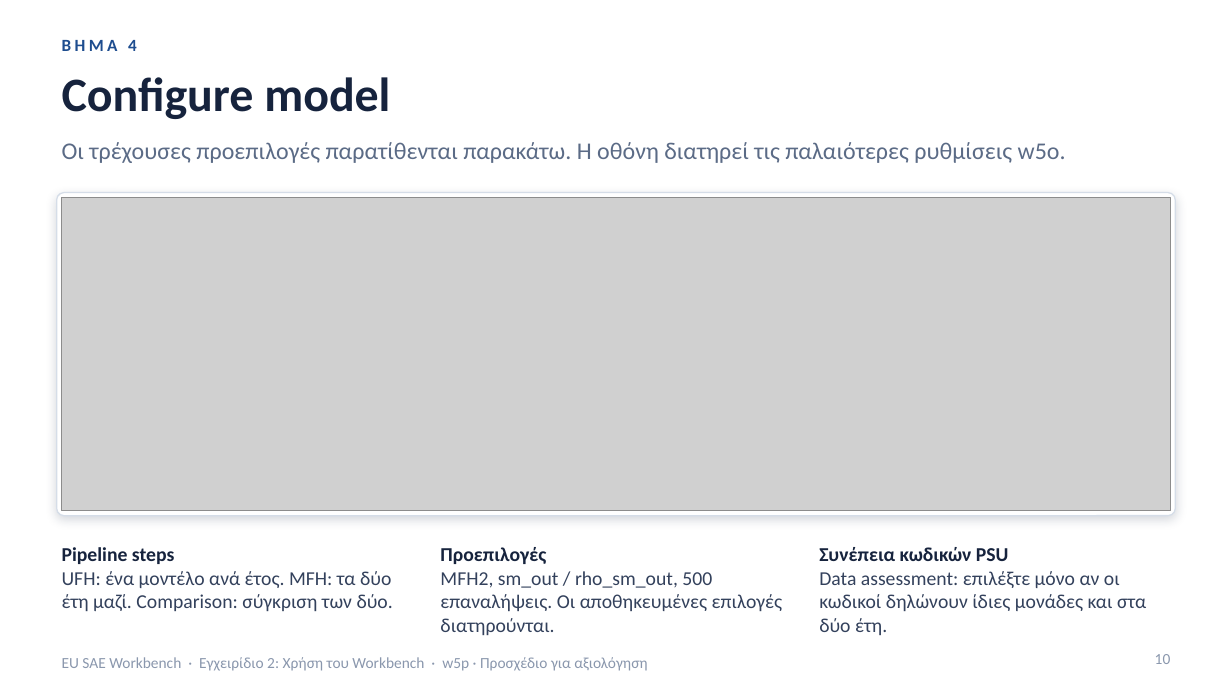
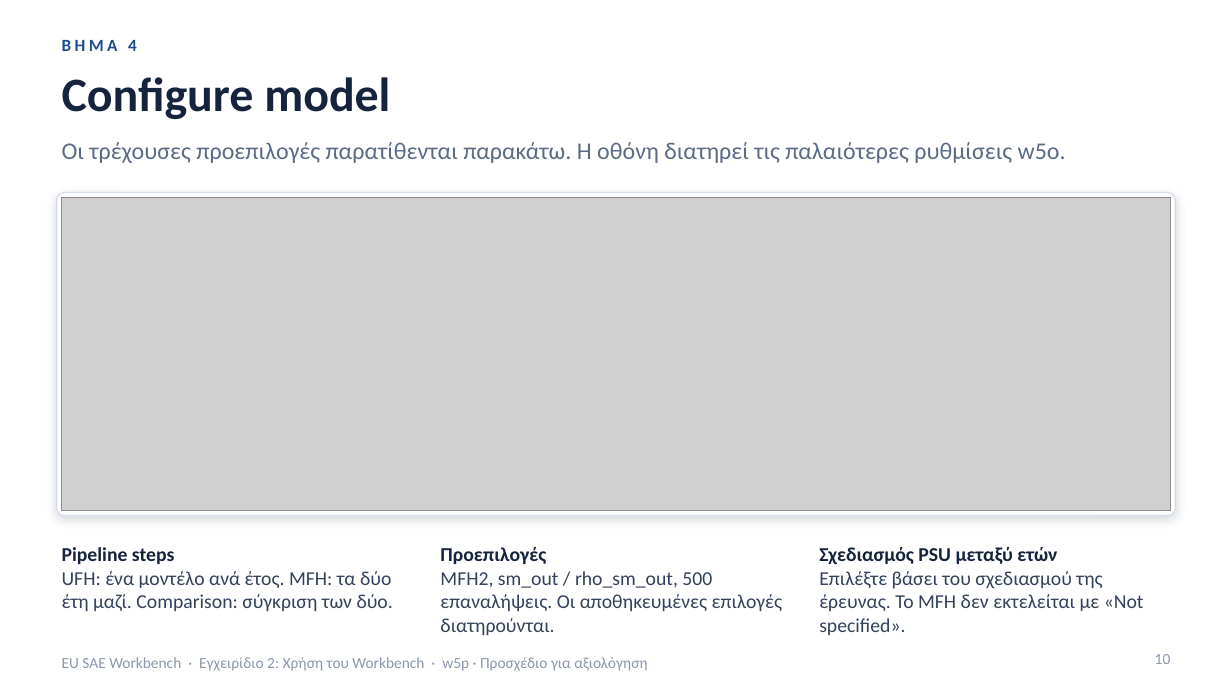
Before and after one commit to Noboyoshida227/eu-sae-application, a slide deck: slide 10 of docs/instructions/Greek/EU_SAE_Workbench_Guide_2_Running_the_Workbench_GR.pptx. Drawn at 1232x693 pixels with LibreOffice and Linux fonts; fonts in the diff are those of the drawing; grey boxes stand for pictures. Boxes give left, top, right and bottom in pixels: in the first picture for what was removed or moved away, otherwise in the second. Text is boxed around its words. In the diff, an @@ line names an element or a change of style, - is before the commit and + after.

```diff
--- a/docs/instructions/Greek/EU_SAE_Workbench_Guide_2_Running_the_Workbench_GR.pptx
+++ b/docs/instructions/Greek/EU_SAE_Workbench_Guide_2_Running_the_Workbench_GR.pptx
@@ text at (x1=819, y1=547, x2=1144, y2=635): text changed @@
-Συνέπεια κωδικών PSU
-Data assessment: επιλέξτε μόνο αν οι κωδικοί δηλώνουν ίδιες μονάδες και στα δύο έτη.
+Σχεδιασμός PSU μεταξύ ετών
+Επιλέξτε βάσει του σχεδιασμού της έρευνας. Το MFH δεν εκτελείται με «Not specified».
```
Also in this commit, not shown: 33 other files.
